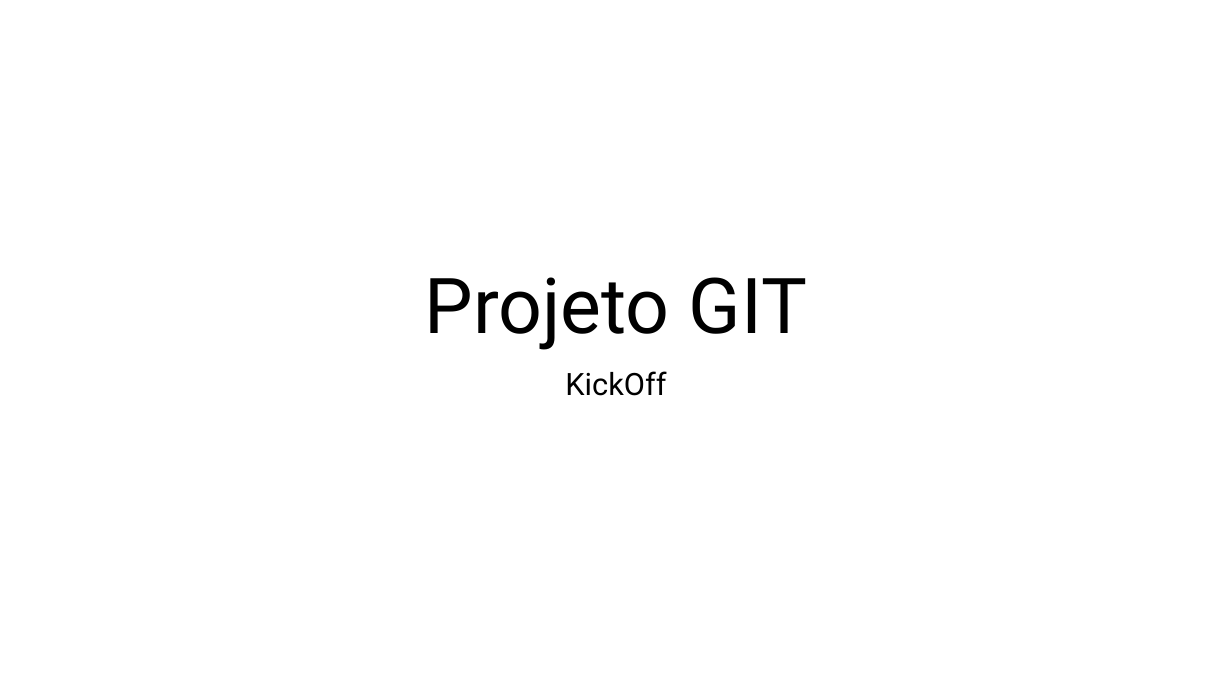
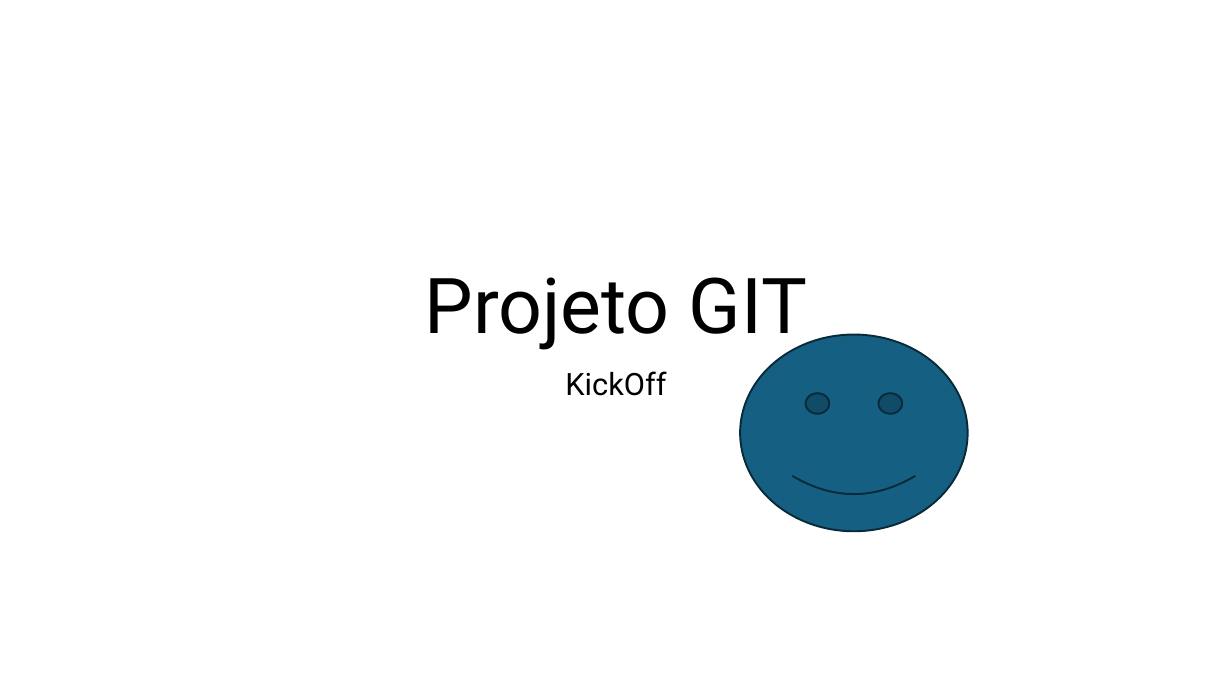
Before and after one commit to MuriloNogr/2TDSR-GIT, a slide deck: slide 1 of PastaDocumentosProjeto/KickOff.pptx. Drawn at 1232x693 pixels with LibreOffice and Linux fonts; fonts in the diff are those of the drawing. Boxes give left, top, right and bottom in pixels: in the first picture for what was removed or moved away, otherwise in the second. Text is boxed around its words. In the diff, an @@ line names an element or a change of style, - is before the commit and + after.

Commit message:
Inclusão do logo

```diff
--- a/PastaDocumentosProjeto/KickOff.pptx
+++ b/PastaDocumentosProjeto/KickOff.pptx
@@ smiley face added at [740, 335, 968, 531], fill #156082, outline #092A39 1.5 pt @@
```
